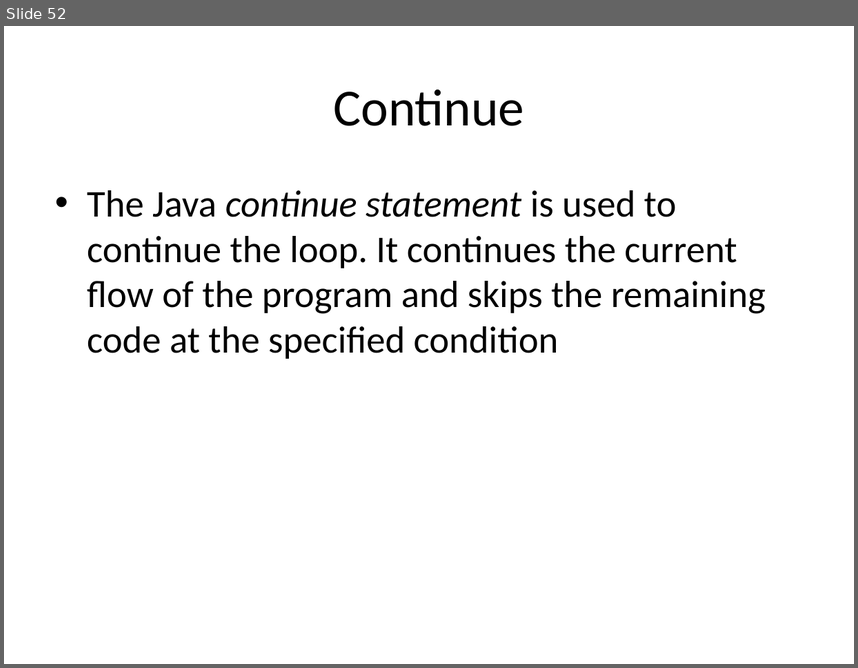
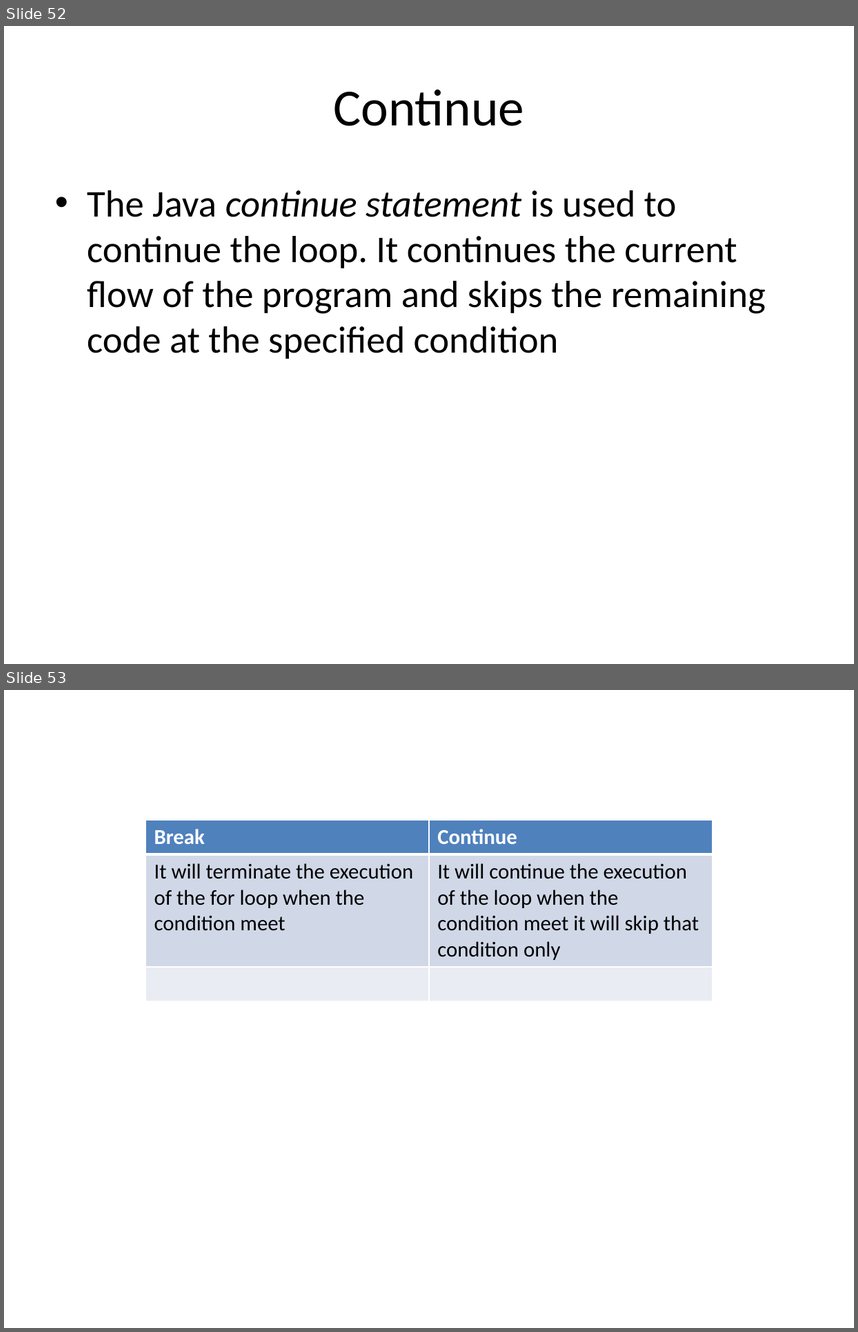
Before and after one commit to BesantJ2ee/javaTraining, a slide deck: PPT/Module_3/Module3_Fundamental_of_Java_Programming.pptx. Shown one above the other, each under a label of ours: slide 52 before the commit, slides 52 and 53 after it. The pictures are 858x668 and 858x1332 pixels, drawn with LibreOffice and Linux fonts; fonts in the diff are those of the drawing. Boxes give left, top, right and bottom in pixels: in the first picture for what was removed or moved away, otherwise in the second. Text is boxed around its words. In the diff, an @@ line names an element or a change of style, - is before the commit and + after.

```diff
--- a/PPT/Module_3/Module3_Fundamental_of_Java_Programming.pptx
+++ b/PPT/Module_3/Module3_Fundamental_of_Java_Programming.pptx
@@ slide 53 added at (4,690,854,1328), background #FFFFFF @@
@@ table added at (146,820,712,999), 3 rows, 2 columns @@
+Break | Continue
+It will terminate the execution of the for loop when the condition meet | It will continue the execution of the loop when the condition meet it will skip that condition only
+ | 
```
Also in this commit, not shown: 2 other files.
